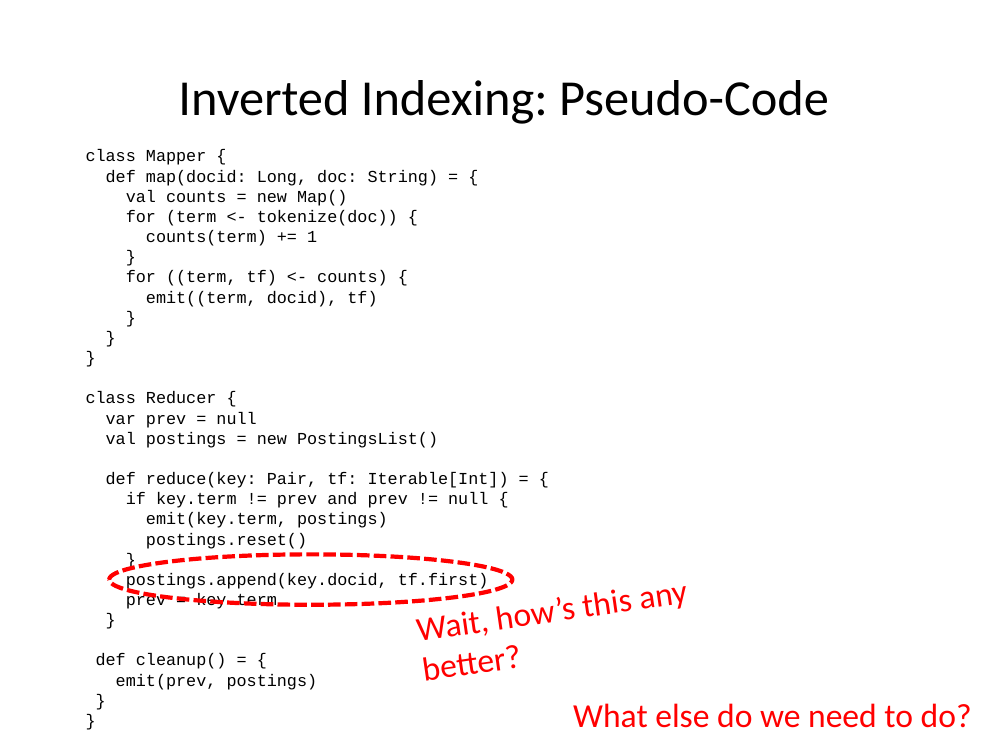
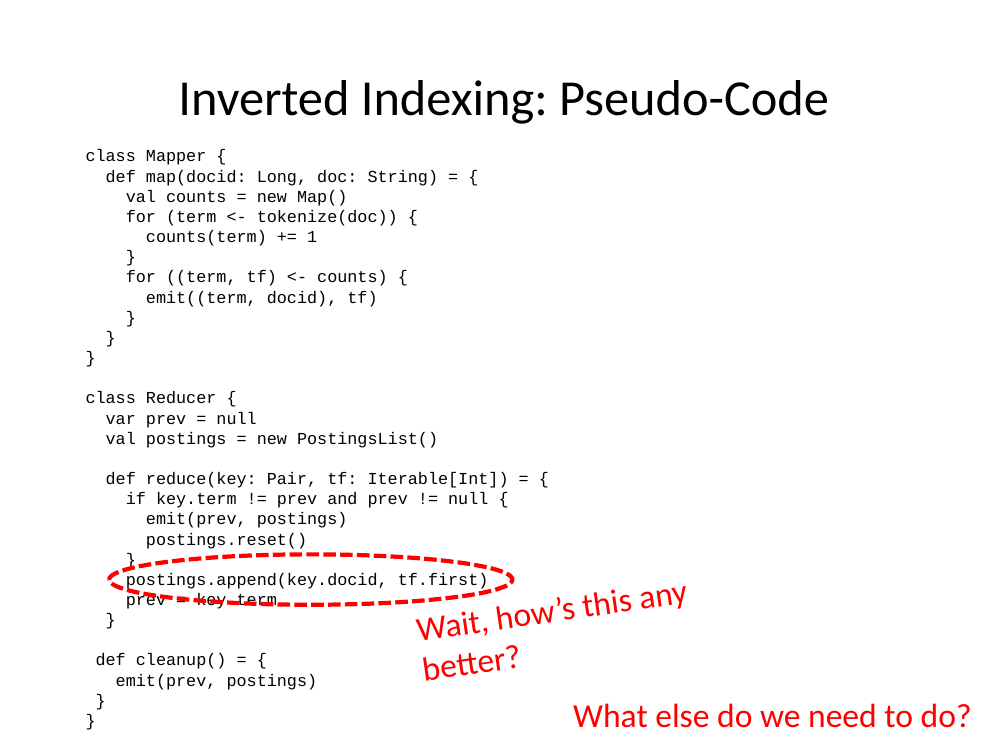
Before and after one commit to lintool/bigdata-2018w, a slide deck: slide 14 of slides/didp-part03b.pptx. Drawn at 1008x756 pixels with LibreOffice and Linux fonts; fonts in the diff are those of the drawing. Boxes give left, top, right and bottom in pixels: in the first picture for what was removed or moved away, otherwise in the second. Text is boxed around its words. In the diff, an @@ line names an element or a change of style, - is before the commit and + after.

Commit message:
Fixed typo: IP indexing algo should emit prev as key.

```diff
--- a/slides/didp-part03b.pptx
+++ b/slides/didp-part03b.pptx
@@ text at [146, 512, 348, 528]: text changed @@
-emit(key.term, postings)
+emit(prev, postings)
```
Also in this commit, not shown: 1 other slide changed, 1 other file.
